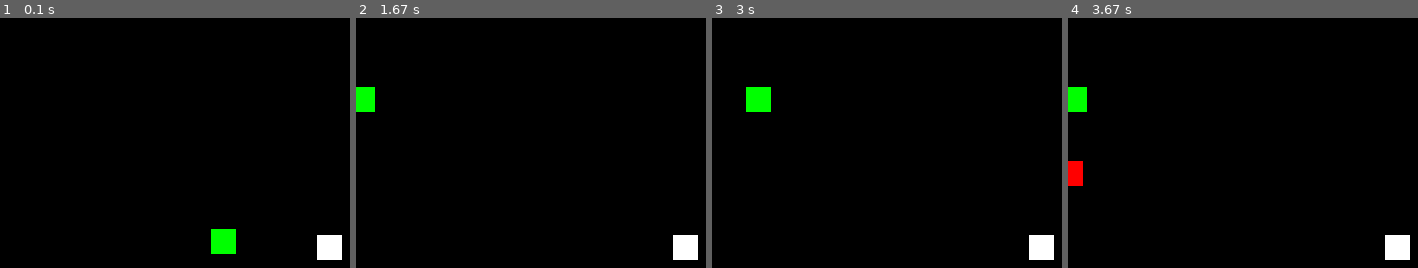
Above: before the commit, frames 1-4 (left to right).
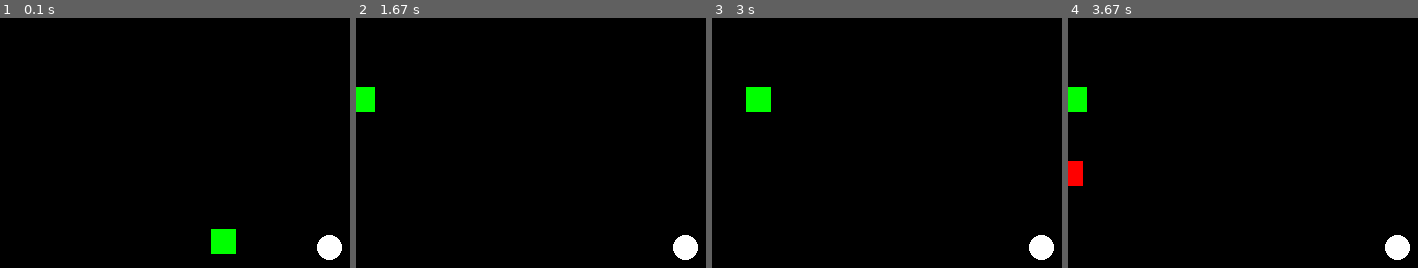
Above: after the commit, the same moments.

Repository: hunterjkey/Pygame-Chase
Game: pygame game, started from Chase.py
The game is run twice, just before and just after one commit, with the same random seed, the same clock (stepped at 60 frames per second) and the same inputs.
Inputs (mouse positions are % of the whole screen's width and height, from its top left):
- Up to frame 1 (0.1 s): no input
- Up to frame 2 (1.67 s): click (82, 47) at 0.38 s; click (60, 72) at 0.72 s; click (62, 59) at 1.05 s; click (26, 30) at 1.38 s
- Up to frame 3 (3 s): click (50, 62) at 1.72 s; click (34, 17) at 2.05 s; click (81, 48) at 2.38 s; click (17, 60) at 2.72 s
- Up to frame 4 (3.67 s): click (21, 31) at 3.05 s; click (26, 68) at 3.38 s
The pictures show only the part of the screen within x 26-76%, y 37-87%; the shares and areas given below are measured in that part.

The runs differ from the first frame. In frame 1, 0.2% of the frame differs, in the area x 90-98%, y 86-97%; in frame 2, 0.2%; in frame 3, 0.2%; in frame 4, 0.2%.

Commit message:
Update Chase.py

Diff:
--- a/Chase.py
+++ b/Chase.py
@@ -121,21 +121,45 @@
         BOXESY = random.randint(50,450)
         if (len(boxesX)<300):
             for i in range(boxboost):
-                for i in range(len(boxesX)):
+                escape = False
+                placementAcceptance = 0
+                while (escape == False):
+                    BOXESX = random.randint(50,650)
+                    BOXESY = random.randint(50,450)
+                    for i in range(len(boxesX)):
+                        if (abs(BOXESX-boxesX[i])>50) and (abs(BOXESY-boxesY[i])>50):
+                            placementAcceptance += 1
+                    if ((placementAcceptance + 1)>len(boxesX)):
+                        escape = True
+
+                #other box collision algorithm
+                """for i in range(len(boxesX)):
                     escape = False
                     while (escape == False):
                         if (abs(BOXESX-boxesX[i])<12) and (abs(BOXESY-boxesY[i])<12):
                             BOXESX = random.randint(50,650)
                             BOXESY = random.randint(50,450)
                         else:
-                            escape = True
+                            escape = True"""
                 boxesX.append(BOXESX)
                 boxesY.append(BOXESY)
-            for i in range(len(boxesX)):
+
+                escape = False
+                placementAcceptance = 0
+                while (escape == False):
+                    powerupX = random.randint(50,650)
+                    powerupY = random.randint(50,450)
+                    for i in range(len(boxesX)):
+                        if (abs(powerupX-boxesX[i])>100) and (abs(powerupY-boxesY[i])>100):
+                            placementAcceptance += 1
+                    if ((placementAcceptance)>=len(boxesX)):
+                        escape = True
+            #other box collision algorithm
+            """for i in range(len(boxesX)):
                 escape = False
                 while (escape == False):
                     powerTryCount += 1
-                    if (abs(powerupX-boxesX[i])<60) and (abs(powerupY-boxesY[i])<60):
+                    if (abs(powerupX-boxesX[i])<100) and (abs(powerupY-boxesY[i])<100):
                         powerupX = random.randint(50,650)
                         powerupY = random.randint(50,450)
                     elif (powerTryCount > 200):
@@ -144,7 +168,7 @@
                         broken = True
                     else:
                         escape = True
-                        powerTryCount = 0
+                        powerTryCount = 0"""
 
     #collision detection
     if (abs(x-roboX)<12) and (abs(y-roboY)<12):
@@ -168,7 +192,7 @@
         del(boxesY[c])
 
     #health checking code
-    if (health <= 0):
+    if (health == 0):
         done = True
     # --- Screen-clearing code goes here
 
@@ -189,7 +213,7 @@
     healthX = 0
     pygame.draw.rect(screen, RED, [x, y, 25, 25])
     pygame.draw.rect(screen, GREEN, [roboX, roboY, 25, 25])
-    pygame.draw.rect(screen, WHITE, [powerupX, powerupY, 25, 25])
+    pygame.draw.ellipse(screen, WHITE, [powerupX, powerupY, 25, 25])
 
     #Score/Health text
     font = pygame.font.SysFont('Calibri', 25, True, False)
